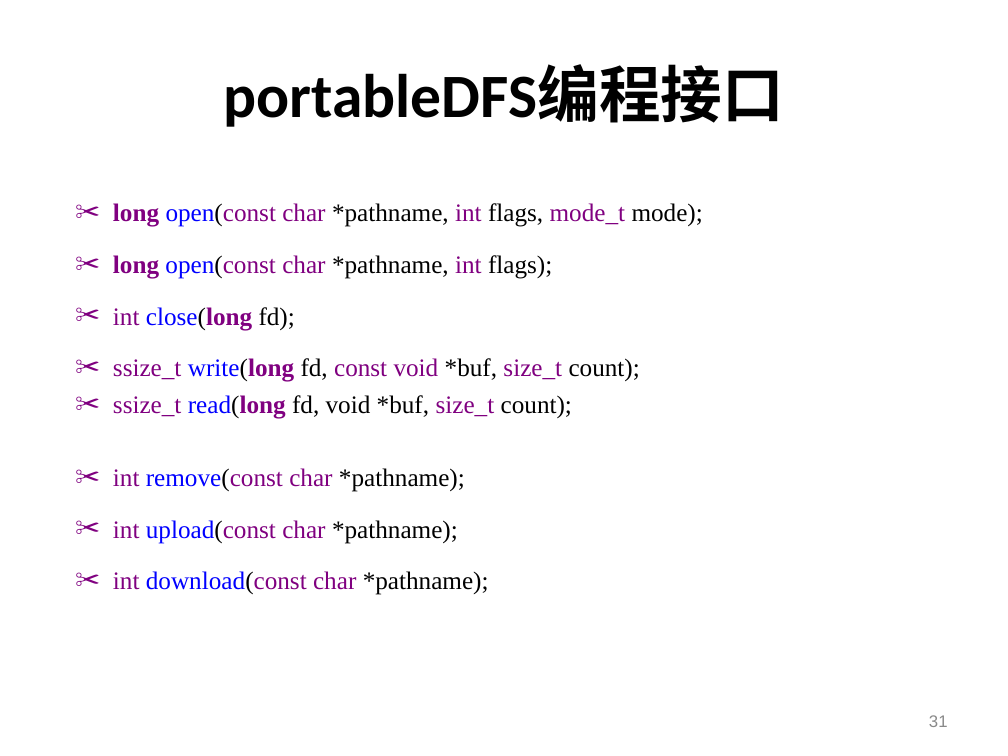
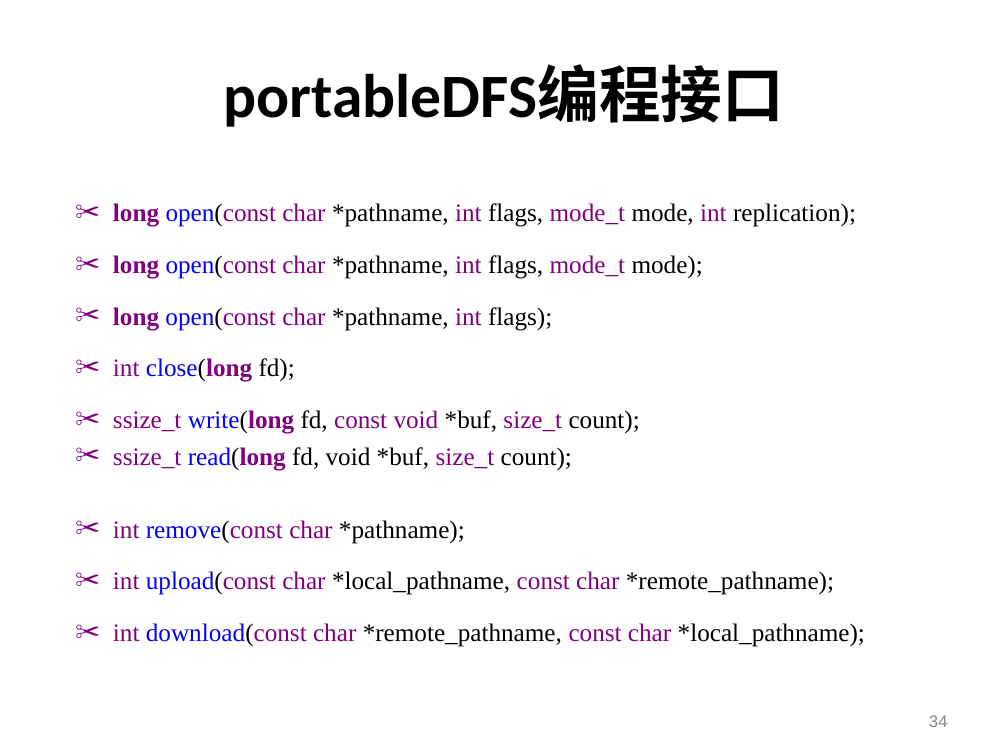
Before and after one commit to machicao2013/mooon, a slide deck: slide 34 of applications/lightfs/doc/portableDFS-可便携的分布式文件系统.ppt (slide 31 before the commit). Drawn at 1008x756 pixels with LibreOffice and Linux fonts; fonts in the diff are those of the drawing; background and template pictures are left out. Boxes give left, top, right and bottom in pixels: in the first picture for what was removed or moved away, otherwise in the second. Text is boxed around its words. In the diff, an @@ line names an element or a change of style, - is before the commit and + after.

```diff
--- a/applications/lightfs/doc/portableDFS-可便携的分布式文件系统.ppt
+++ b/applications/lightfs/doc/portableDFS-可便携的分布式文件系统.ppt
@@ text at (113, 203, 856, 227): paragraph added @@
+✂ long open(const char *pathname, int flags, mode_t mode, int replication);
@@ text at (113, 571, 865, 647): text changed; text colour #800080 to #000000 @@
-✂ int upload(const char *pathname);
-✂ int download(const char *pathname);
+✂ int upload(const char *local_pathname, const char *remote_pathname);
+✂ int download(const char *remote_pathname, const char *local_pathname);
@@ page number at (929, 715, 948, 727): text changed @@
-31
+34
```
Also in this commit, not shown: 15 other slides changed, 4 slides added, 4 other files.
